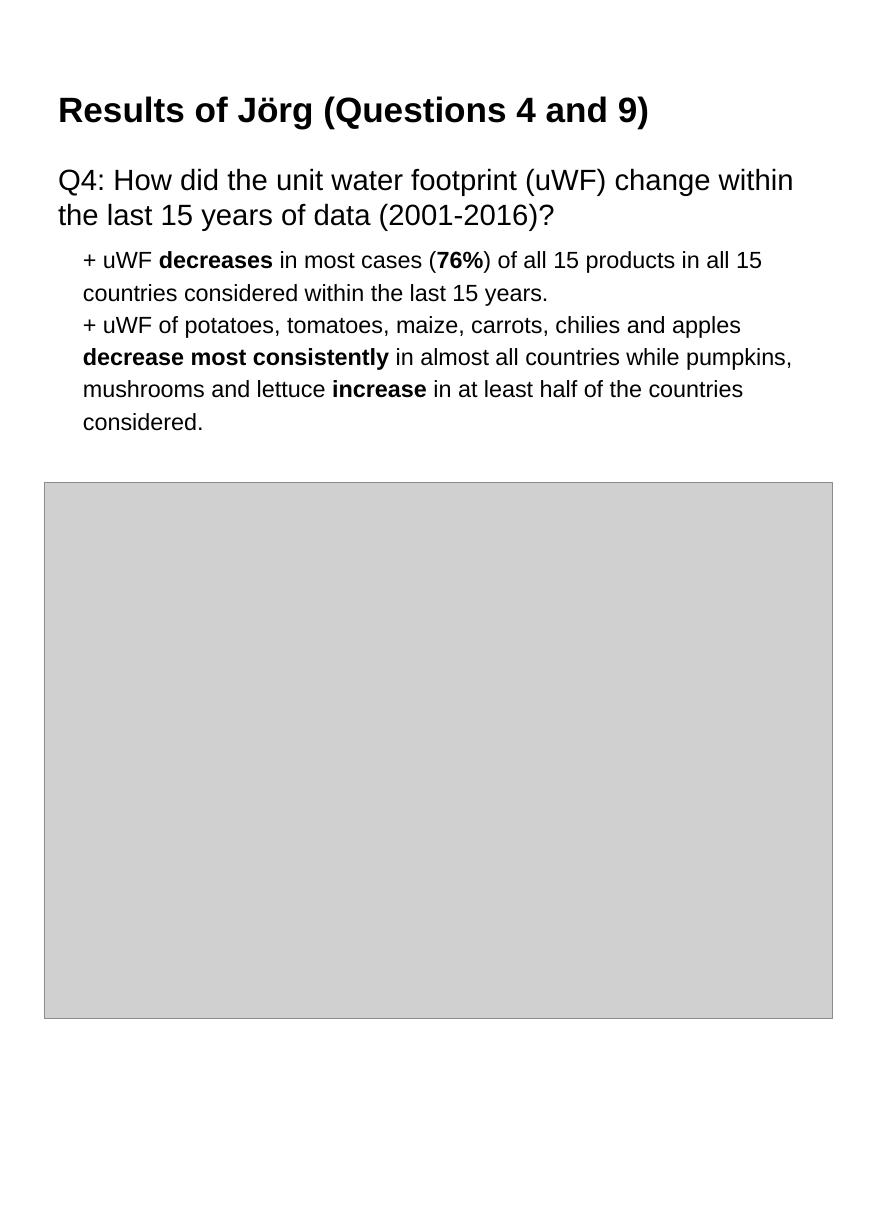
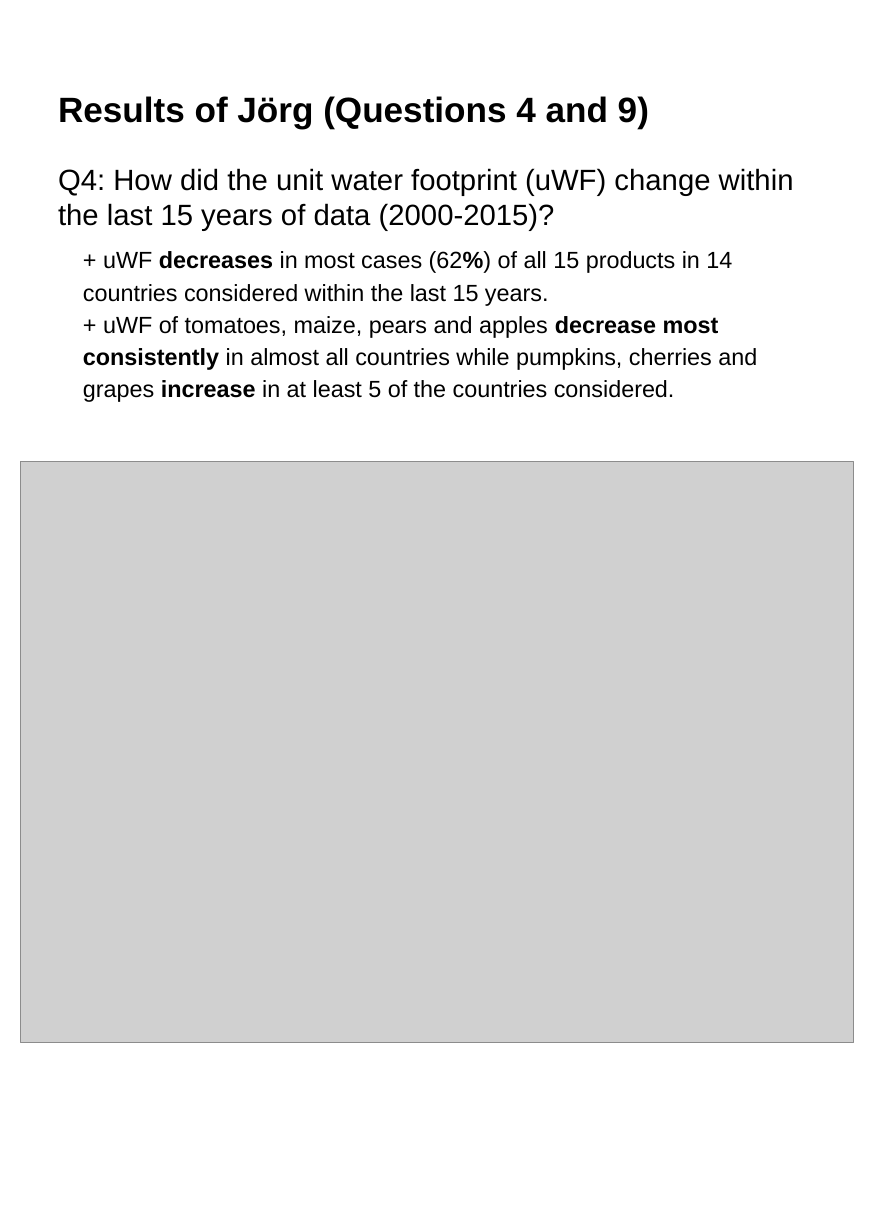
Before and after one commit to jburdano/uWF101, a slide deck: slide 1 of results_task4and9.pptx. Drawn at 871x1232 pixels with LibreOffice and Linux fonts; fonts in the diff are those of the drawing; grey boxes stand for pictures. Boxes give left, top, right and bottom in pixels: in the first picture for what was removed or moved away, otherwise in the second. Text is boxed around its words. In the diff, an @@ line names an element or a change of style, - is before the commit and + after.

Commit message:
results and plots updated to new version (_5perc)

```diff
--- a/results_task4and9.pptx
+++ b/results_task4and9.pptx
@@ text at <box>58,96,794,231</box>: text changed @@
-Results of Jörg (Questions 4 and 9)
-Q4: How did the unit water footprint (uWF) change within the last 15 years of data (2001-2016)?
+Results of Jörg (Questions 4 and 9)
+Q4: How did the unit water footprint (uWF) change within the last 15 years of data (2000-2015)?
@@ text at <box>83,251,757,402</box>: text changed @@
-+ uWF decreases in most cases (76%) of all 15 products in all 15 countries considered within the last 15 years.
-+ uWF of potatoes, tomatoes, maize, carrots, chilies and apples decrease most consistently in almost all countries while pumpkins, mushrooms and lettuce increase in at least half of the countries considered.
++ uWF decreases in most cases (62%) of all 15 products in 14 countries considered within the last 15 years.
++ uWF of tomatoes, maize, pears and apples decrease most consistently in almost all countries while pumpkins, cherries and grapes increase in at least 5 of the countries considered.
@@ picture: place and size @@
-picture at <box>45,482,833,1017</box>
+picture at <box>21,461,854,1043</box>
```
Also in this commit, not shown: 2 other slides changed, 2 slides added, 2 slides removed.
